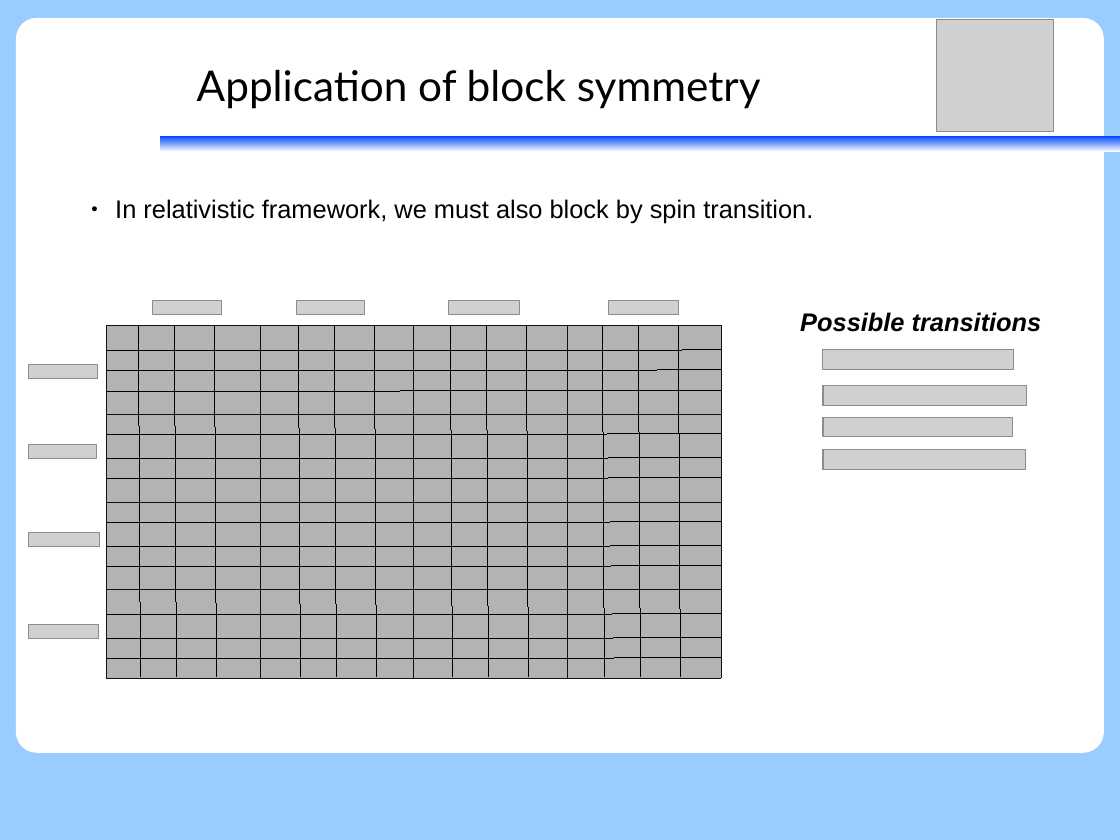
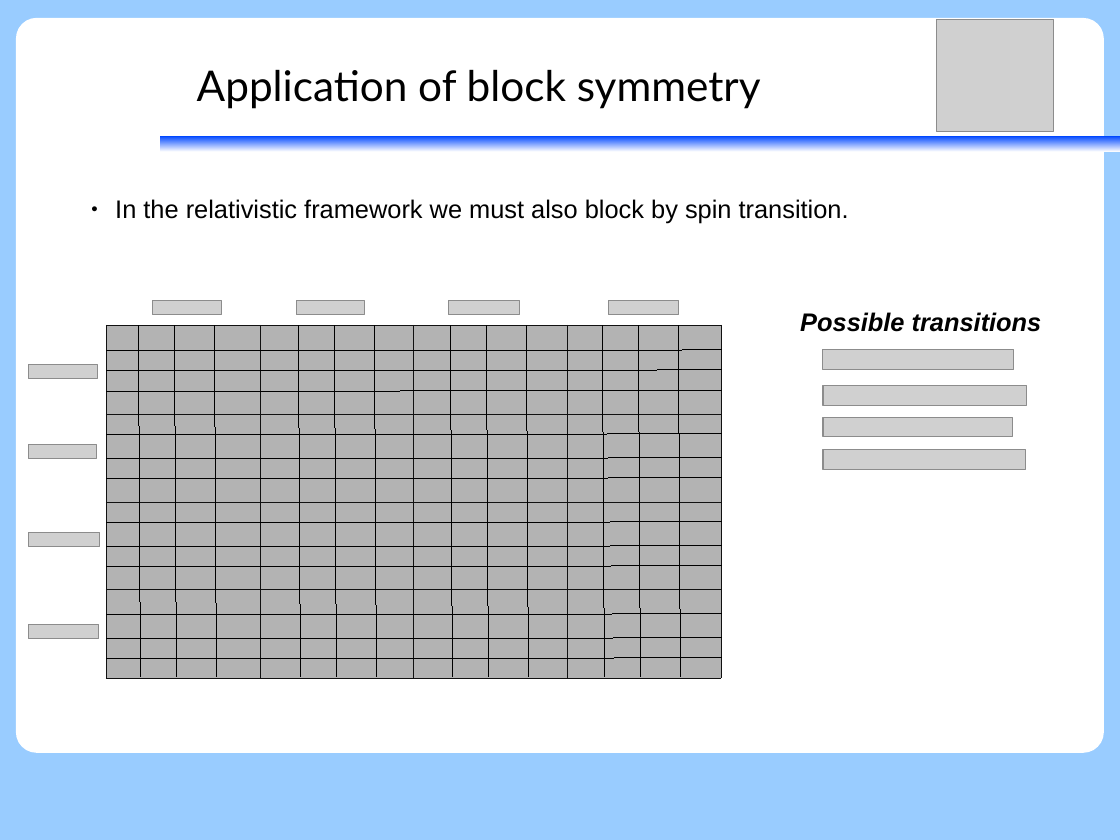
Before and after one commit to peterjohncherry/Presentations-etc, a slide deck: slide 28 of TGROUP_20180313/pjc_theory_group_presentation_part2_V2.odp (slide 23 before the commit). Drawn at 1120x840 pixels with LibreOffice and Linux fonts; fonts in the diff are those of the drawing; grey boxes stand for pictures; background and template pictures are left out. Boxes give left, top, right and bottom in pixels: in the first picture for what was removed or moved away, otherwise in the second. Text is boxed around its words. In the diff, an @@ line names an element or a change of style, - is before the commit and + after.

```diff
--- a/TGROUP_20180313/pjc_theory_group_presentation_part2_V2.odp
+++ b/TGROUP_20180313/pjc_theory_group_presentation_part2_V2.odp
@@ text at (115, 199, 849, 223): text changed @@
-● In relativistic framework, we must also block by spin transition.
+● In the relativistic framework we must also block by spin transition.
```
Also in this commit, not shown: 7 other slides changed, 10 slides added, 7 slides removed, 1 other file.
